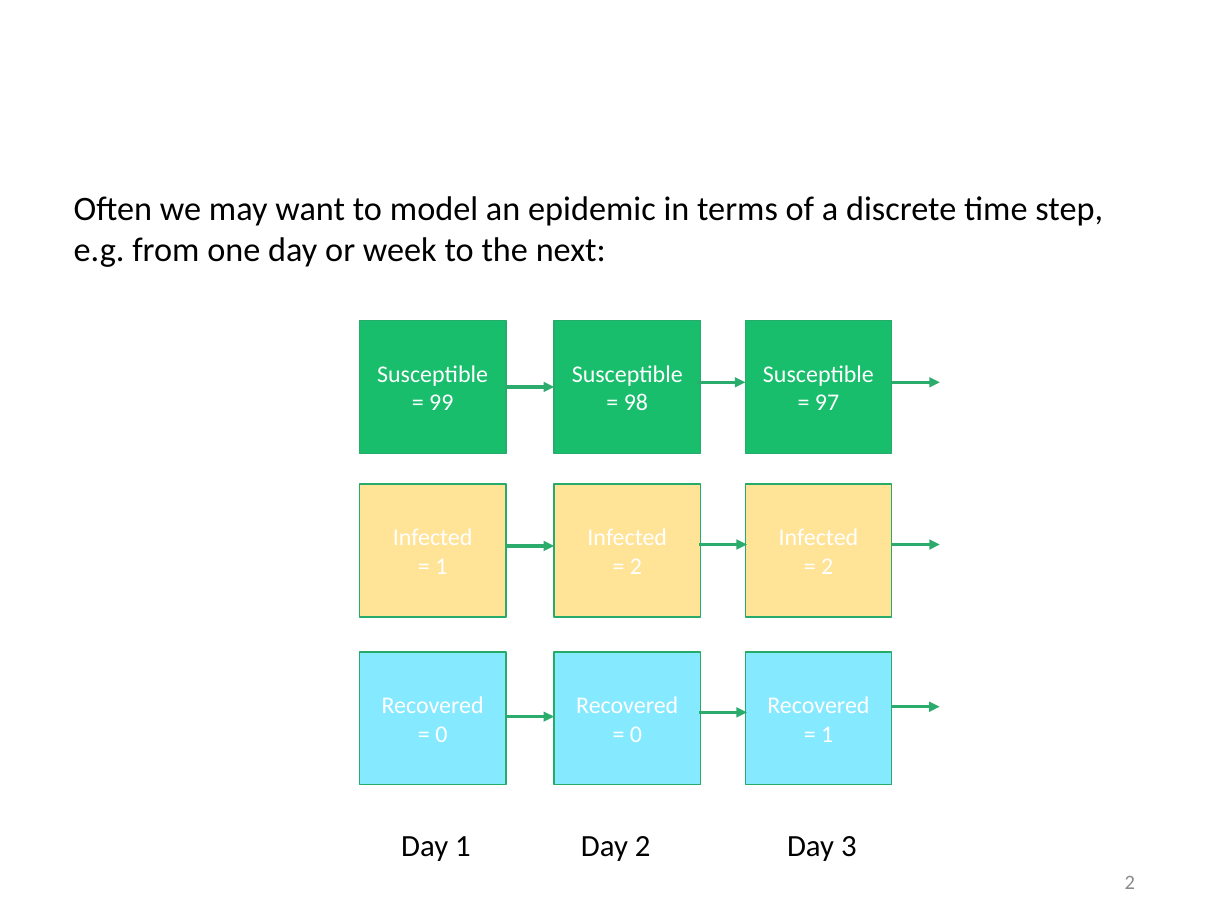
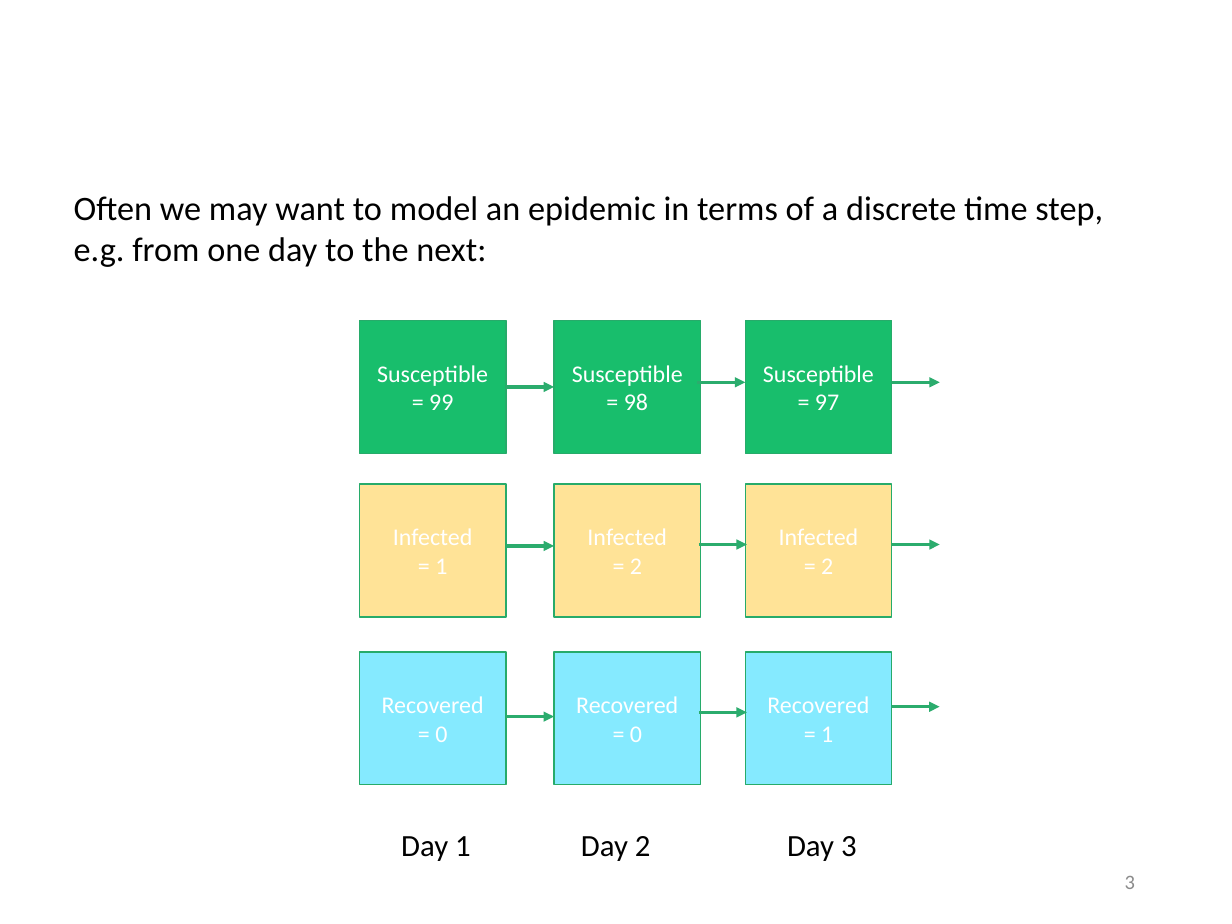
Before and after one commit to cmmid/mtm, a slide deck: slide 4 of slides/Lecture_03_DiscreteDeterministic.pptx (slide 3 before the commit). Drawn at 1232x924 pixels with LibreOffice and Linux fonts; fonts in the diff are those of the drawing; background and template pictures are left out. Boxes give left, top, right and bottom in pixels: in the first picture for what was removed or moved away, otherwise in the second. Text is boxed around its words. In the diff, an @@ line names an element or a change of style, - is before the commit and + after.

```diff
--- a/slides/Lecture_03_DiscreteDeterministic.pptx
+++ b/slides/Lecture_03_DiscreteDeterministic.pptx
@@ text at (x1=74, y1=196, x2=1103, y2=267): text changed @@
-  Often we may want to model an epidemic in terms of a discrete time step, e.g. from one day or week to the next:
+  Often we may want to model an epidemic in terms of a discrete time step, e.g. from one day to the next:
@@ page number at (x1=1125, y1=876, x2=1135, y2=889): text changed @@
-2
+3
```
Also in this commit, not shown: 1 other slide changed, 1 slide added, 33 other files.
